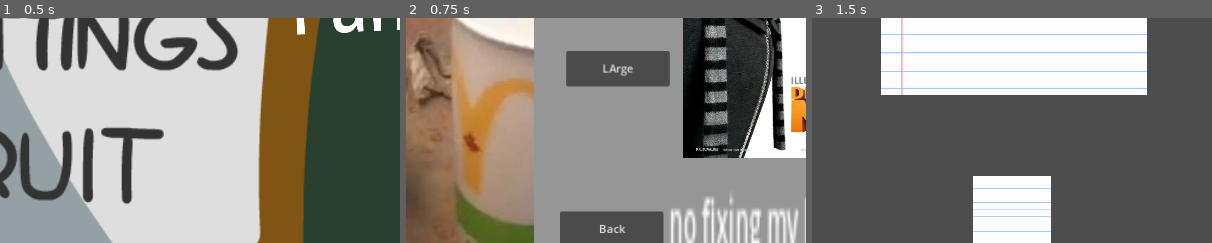
Above: before the commit, frames 1-3 (left to right).
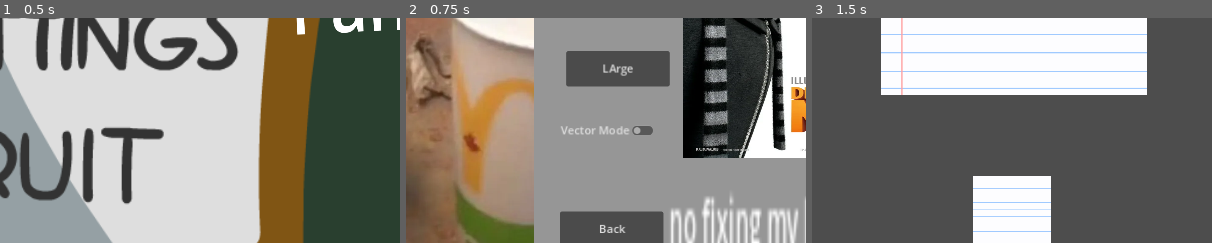
Above: after the commit, the same moments.

Repository: CoolCoderMan281/Rock-Paper-Panic
Game: Godot game, scene res://Scenes/mainmenu.tscn
The game is run twice, just before and just after one commit, with the same random seed, the same clock (stepped at 60 frames per second) and the same inputs.
Inputs:
- Up to frame 1 (0.5 s): no input
- Up to frame 2 (0.75 s): click "Play" at 0.5 s
- Up to frame 3 (1.5 s): click "Small" at 1.25 s
The pictures show only the part of the screen within x 24-74%, y 43-93%; the shares and areas given below are measured in that part.

Frame 1 is identical in both runs. In frame 2, 0.4% of the frame differs, in the area x 38-62%, y 48-52%; in frame 3, nothing differs.

Commit message:
Logo fix + Logan Mode

Diff:
--- a/Code/GameplaySelect.gd
+++ b/Code/GameplaySelect.gd
@@ -1,4 +1,8 @@
 extends Node2D
+
+
+func _ready() -> void:
+	%VectorMode.button_pressed = Globals.resource_path == "res://Assets/Vector/"
 
 
 func _on_easy_pressed() -> void:
@@ -18,3 +22,10 @@
 
 func _on_back_pressed() -> void:
 	get_tree().change_scene_to_file("res://Scenes/mainmenu.tscn")
+
+
+func _on_check_button_toggled(toggled_on: bool) -> void:
+	if toggled_on:
+		Globals.resource_path = "res://Assets/Vector/"
+	else:
+		Globals.resource_path = Globals.default_resource_path
--- a/Code/Globals.gd
+++ b/Code/Globals.gd
@@ -7,3 +7,4 @@
 var debug_stoptime: bool = false
 var debug_autoplay: bool = false
 var resource_path: String = "res://Assets/Default/"
+var default_resource_path: String = resource_path
--- a/Code/Player.gd
+++ b/Code/Player.gd
@@ -1,6 +1,10 @@
 extends Node2D
 
 var score: int = 0
+
+
+func _ready() -> void:
+	update_selection_images()
 
 
 func logic(choice: String = ""):
--- a/Scenes/gameplayselect.tscn
+++ b/Scenes/gameplayselect.tscn
@@ -66,6 +66,15 @@
 scale = Vector2(1.95434, 5.83307)
 text = "no fixing my beutiful menuis >:|"
 
+[node name="VectorMode" type="CheckButton" parent="ColorRect"]
+unique_name_in_owner = true
+layout_mode = 0
+offset_left = 499.0
+offset_top = 416.0
+offset_right = 645.0
+offset_bottom = 467.0
+text = "Vector Mode"
+
 [node name="DifficultySelect" type="Sprite2D" parent="."]
 position = Vector2(232, 337)
 scale = Vector2(0.610677, 0.606445)
@@ -80,3 +89,4 @@
 [connection signal="pressed" from="ColorRect/Normal" to="." method="_on_normal_pressed"]
 [connection signal="pressed" from="ColorRect/Hard" to="." method="_on_hard_pressed"]
 [connection signal="pressed" from="ColorRect/Back" to="." method="_on_back_pressed"]
+[connection signal="toggled" from="ColorRect/VectorMode" to="." method="_on_check_button_toggled"]
--- a/project.godot
+++ b/project.godot
@@ -15,7 +15,7 @@
 config/use_custom_user_dir=true
 config/custom_user_dir_name="NeededFiles"
 config/features=PackedStringArray("4.3", "Forward Plus")
-config/icon="res://Assets/Placeholder/icon.svg"
+config/icon="res://Assets/Default/game_logo.png"
 
 [autoload]
 
